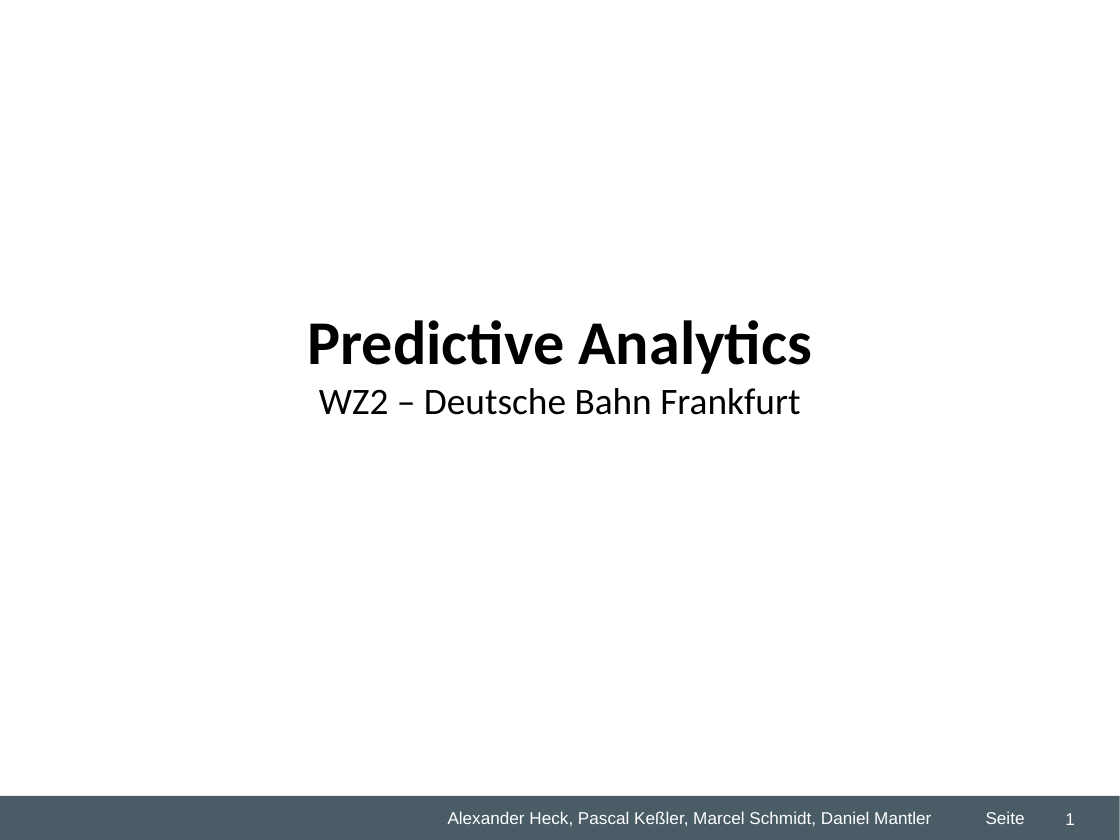
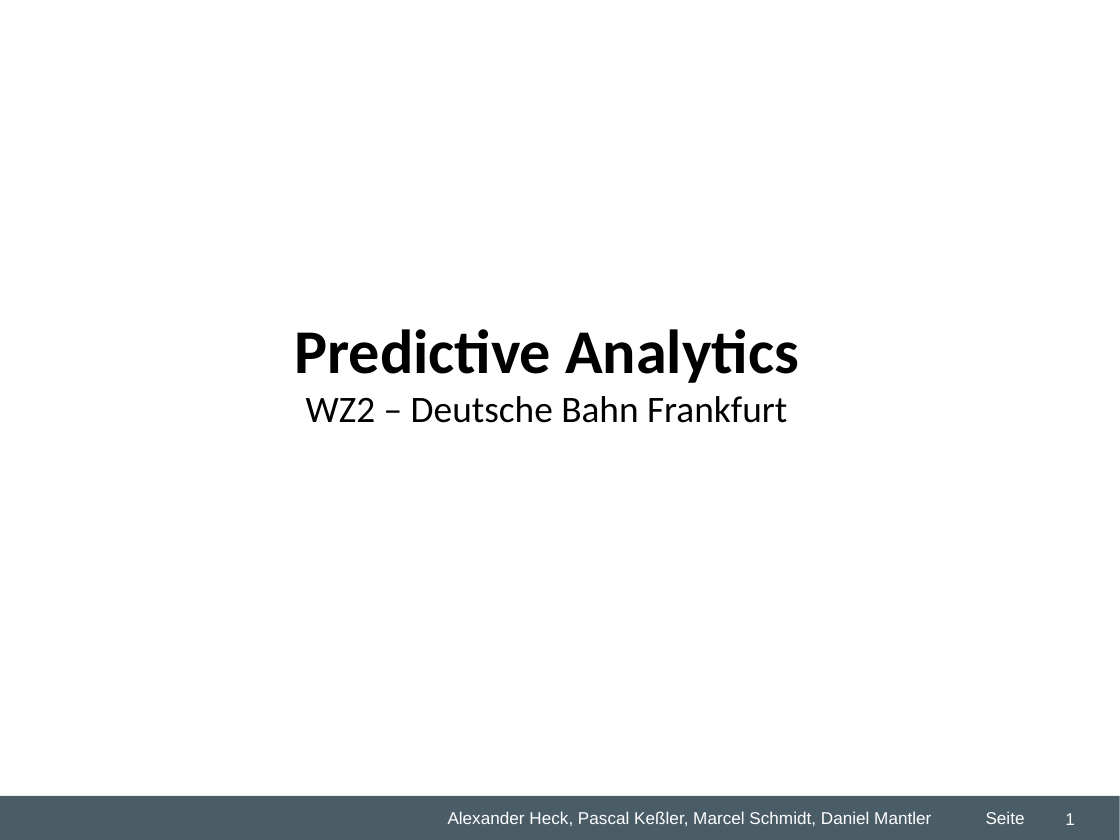
Before and after one commit to dmntlr/predictiveproject, a slide deck: slide 1 of Desktop/Studium/5. Semester/Predictive Analytics/Gruppenarbeit/WZ2 Predicitve Analytics Übung.ppt. Drawn at 1120x840 pixels with LibreOffice and Linux fonts; fonts in the diff are those of the drawing; background and template pictures are left out. Boxes give left, top, right and bottom in pixels: in the first picture for what was removed or moved away, otherwise in the second. Text is boxed around its words. In the diff, an @@ line names an element or a change of style, - is before the commit and + after.

```diff
--- a/Desktop/Studium/5. Semester/Predictive Analytics/Gruppenarbeit/WZ2 Predicitve Analytics Übung.ppt
+++ b/Desktop/Studium/5. Semester/Predictive Analytics/Gruppenarbeit/WZ2 Predicitve Analytics Übung.ppt
@@ text "Predictive Analytics": place and size @@
-text "Predictive Analytics" at (308, 320, 812, 415)
+text "Predictive Analytics" at (294, 329, 799, 423)
```
Also in this commit, not shown: 6 slides added, 2 slides removed, 2 other files.
